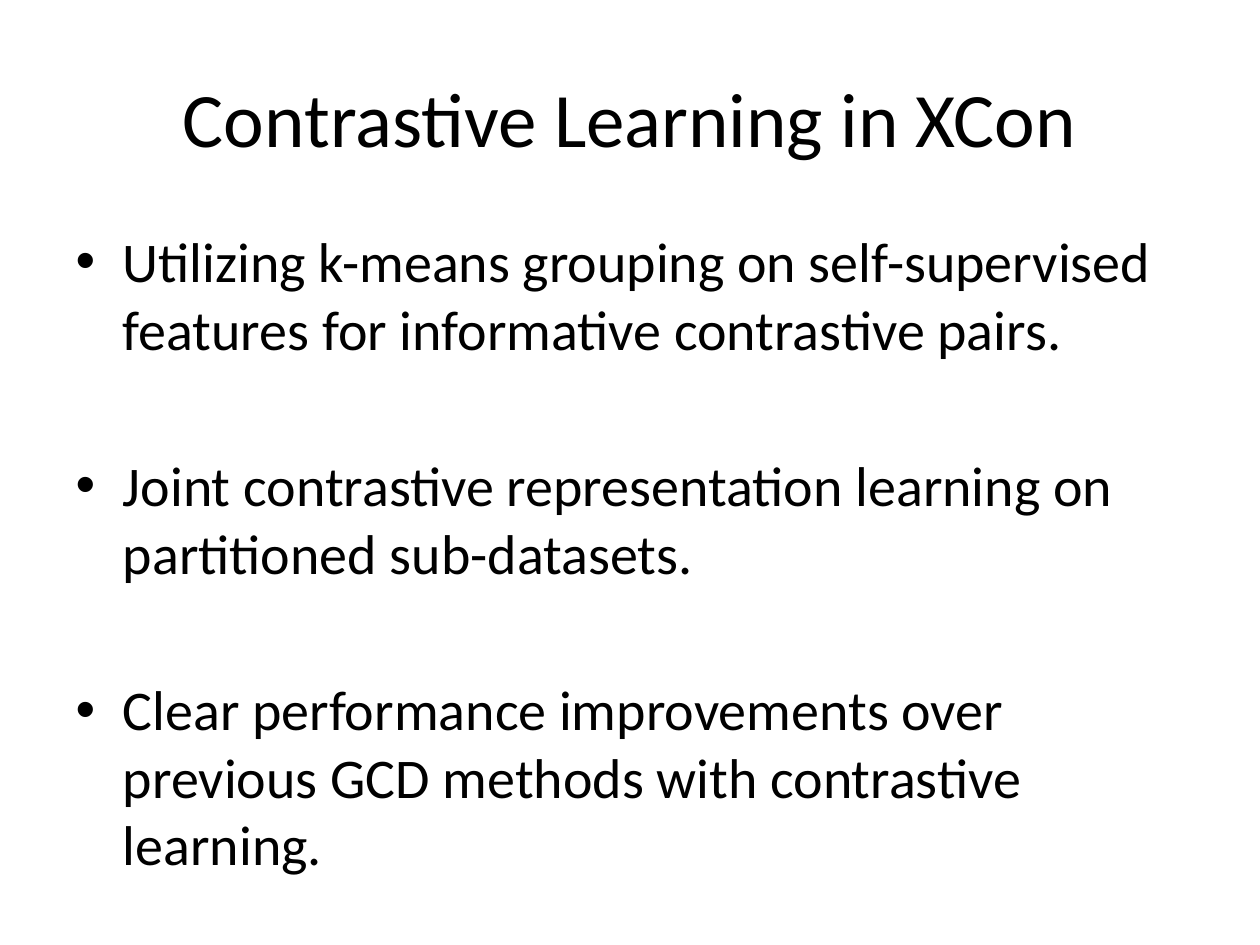
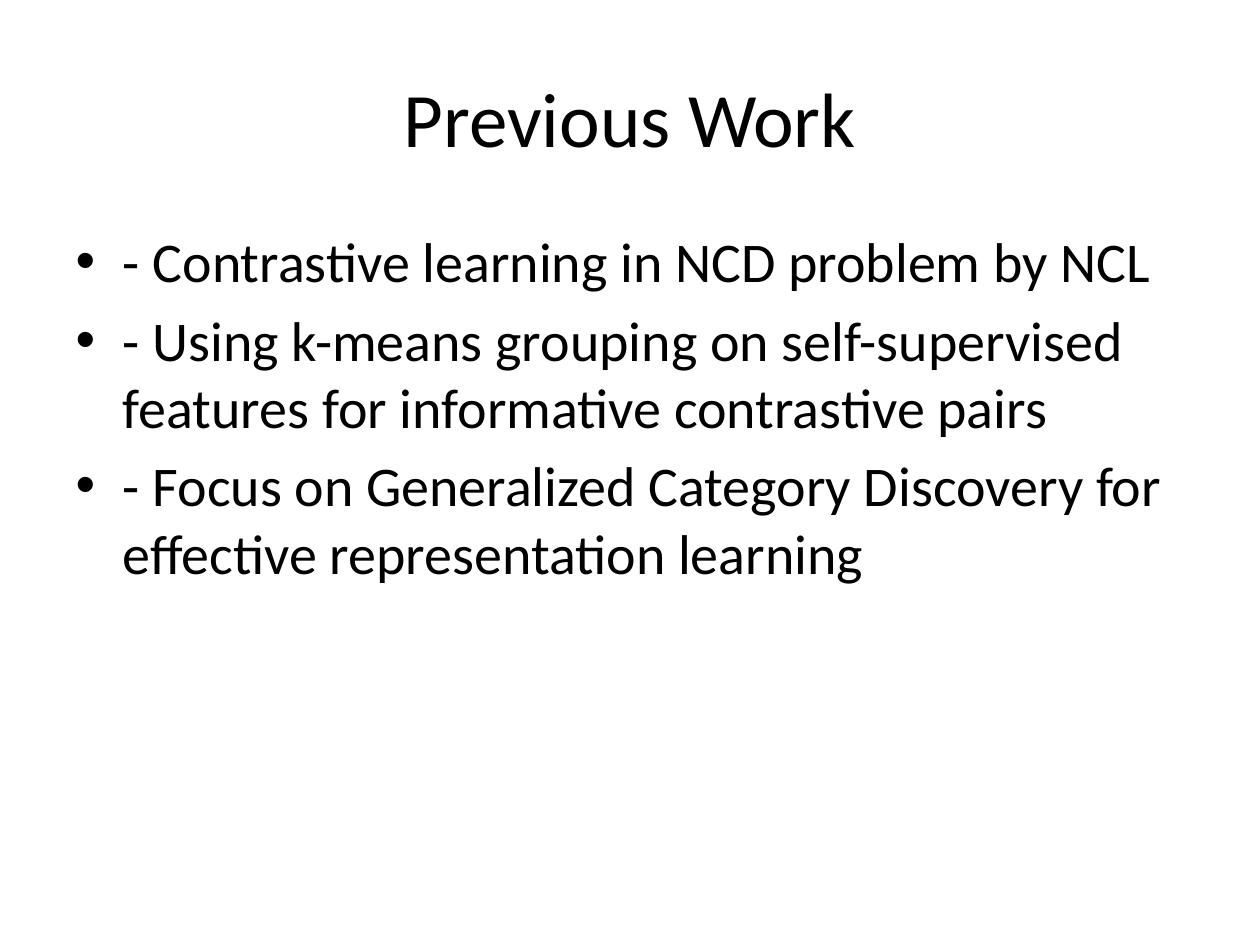
Before and after one commit to StephanieMussi/GRASPER, a slide deck: slide 6 of presentation.pptx (slide 4 before the commit). Drawn at 1260x945 pixels with LibreOffice and Linux fonts; fonts in the diff are those of the drawing. Boxes give left, top, right and bottom in pixels: in the first picture for what was removed or moved away, otherwise in the second. Text is boxed around its words. In the diff, an @@ line names an element or a change of style, - is before the commit and + after.

```diff
--- a/presentation.pptx
+++ b/presentation.pptx
@@ title at bbox=[404, 93, 856, 148]: text changed @@
-Contrastive Learning in XCon
+Previous Work
@@ text at bbox=[123, 243, 1161, 584]: text changed @@
-• Utilizing k-means grouping on self-supervised features for informative contrastive pairs.
-• Joint contrastive representation learning on partitioned sub-datasets.
-• Clear performance improvements over previous GCD methods with contrastive learning.
+• - Contrastive learning in NCD problem by NCL
+• - Using k-means grouping on self-supervised features for informative contrastive pairs
+• - Focus on Generalized Category Discovery for effective representation learning
```
Also in this commit, not shown: 7 other slides changed, 2 slides added, 5 slides removed, 1 other file.
